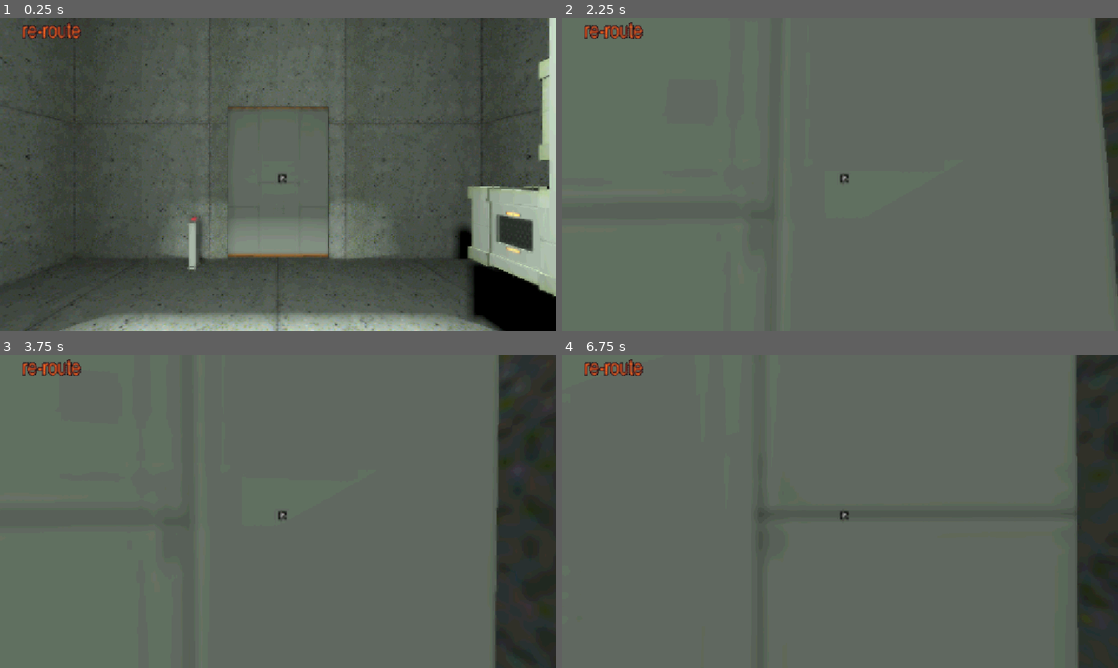
Above: before the commit, frames 1-4 (two rows, left to right).
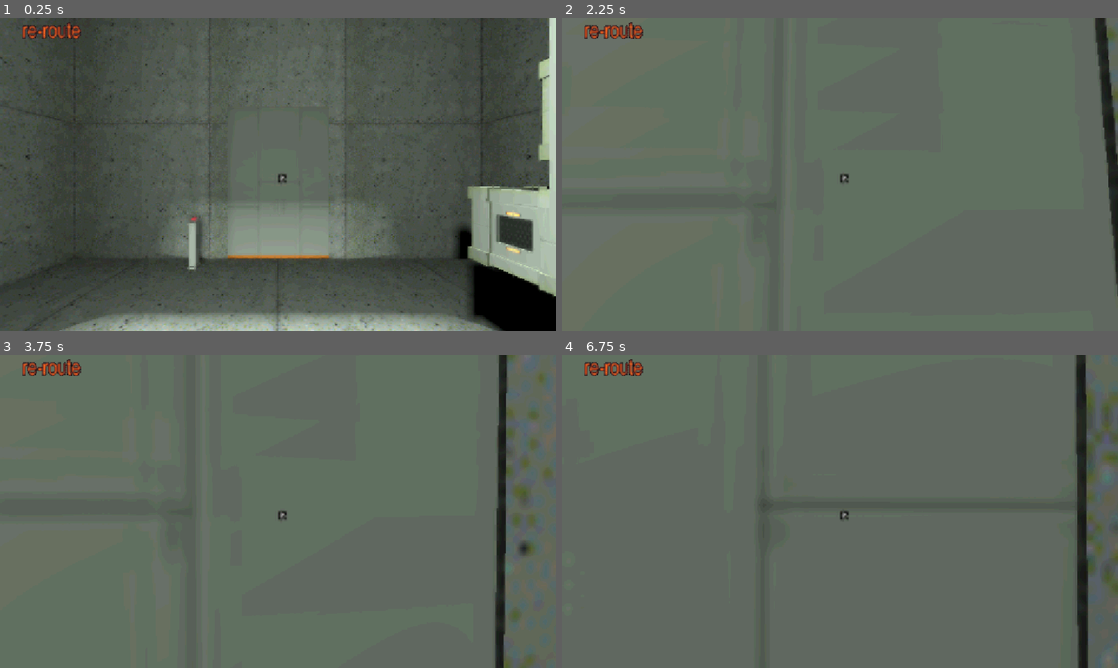
Above: after the commit, the same moments.

Repository: shagower/RE-ROUTE
Game: Godot game, scene res://main.tscn
Same seed, same stepped clock (60 frames per second), same inputs: the game is played once before the commit and once after it.
Inputs (mouse positions are in pixels of both pictures, inside the frame that each line leads up to):
- Up to frame 1 (0.25 s): no input
- Up to frame 2 (2.25 s): tap Enter at 0.5 s; move the mouse to (867, 174) at 0.52 s; hold W (char_up) from 0.53 s (still down); tap Ctrl (char_crouch) at 0.6 s; tap Space (char_jump) at 0.77, 1.52, 2 s; move the mouse to (812, 174) at 1.27 s; tap Shift (char_sprint) at 1.35 s; move the mouse to (851, 168) at 2.02 s; hold E (interact) from 2.03 s (still down)
- Up to frame 3 (3.75 s): keep holding W (char_up); move the mouse to (272, 517) at 2.77 s; release E (interact) at 2.78 s; click (272, 517) at 2.85 s; tap Space (char_jump) at 3.02 s; tap Enter at 3.5 s; move the mouse to (316, 514) at 3.52 s; tap I at 3.6 s
- Up to frame 4 (6.75 s): tap Space (char_jump) at 3.77, 4.25, 4.52, 5.75, 6.02 s; move the mouse to (795, 508) at 4.27 s; tap Ctrl (char_crouch) at 4.35 s; tap Enter at 5 s; move the mouse to (845, 511) at 5.02 s; tap Shift (char_sprint) at 5.1 s; move the mouse to (817, 505) at 5.77 s; release W (char_up) at 5.78 s; hold D (char_right) 5.78-6.53 s; tap E (interact) at 5.85 s; move the mouse to (867, 511) at 6.52 s; press the mouse at (867, 511) at 6.53 s; hold W (char_up) from 6.53 s (still down)

The runs differ from the first frame. In frame 1, 1.0% of the frame differs, in the area x 40-60%, y 28-77%; in frame 2, 0.6%; in frame 3, 9.1%, in the area x 89-100%, y 0-100%; in frame 4, 5.6%.

Commit message:
finished doors

Diff:
--- a/Assets/Prefabs/Scripts/bounceorb.gd
+++ b/Assets/Prefabs/Scripts/bounceorb.gd
@@ -10,6 +10,13 @@
 func _ready() -> void:
 	camera = get_viewport().get_camera_3d()
 	$loop.play()
+
+func destroy():
+	$explode.play()
+	canmove = false
+	await not $explode.playing
+	queue_free()
+
 
 # Called every frame. 'delta' is the elapsed time since the previous frame.
 func _process(_delta):
@@ -31,8 +38,5 @@
 	if collision:
 		move_direction = move_direction.bounce(collision.get_normal())
 		$bounce.play()
-		if collision.get_collider().is_in_group("ObjectCollision"):
-			$explode.play()
-			canmove = false
-			await not $explode.playing
-			queue_free()
+		if not collision.get_collider().is_in_group("BouncePad"):
+			destroy()
--- a/Assets/Prefabs/orb.tscn
+++ b/Assets/Prefabs/orb.tscn
@@ -9,30 +9,30 @@
 
 [sub_resource type="SphereShape3D" id="SphereShape3D_oi4gx"]
 
-[node name="CharacterBody3D" type="CharacterBody3D" unique_id=1185296516]
+[node name="CharacterBody3D" type="CharacterBody3D" unique_id=1185296516 groups=["Orb"]]
 script = ExtResource("1_xwl3f")
 
-[node name="Bounceorb" type="MeshInstance3D" parent="." unique_id=1458904019]
+[node name="Bounceorb" type="MeshInstance3D" parent="." unique_id=1458904019 groups=["Orb"]]
 transform = Transform3D(-1.0927847e-08, 0, 0.25, 0, 0.25, 0, -0.25, 0, -1.0927847e-08, 0, 0, 0)
 material_override = ExtResource("2_8v3oj")
 mesh = ExtResource("3_1cs1q")
 
-[node name="CollisionShape3D" type="CollisionShape3D" parent="." unique_id=1543261143]
+[node name="CollisionShape3D" type="CollisionShape3D" parent="." unique_id=1543261143 groups=["Orb"]]
 transform = Transform3D(0.52, 0, 0, 0, 0.52, 0, 0, 0, 0.52, 0, 0, 0)
 shape = SubResource("SphereShape3D_oi4gx")
 
-[node name="OmniLight3D" type="OmniLight3D" parent="." unique_id=340749040]
+[node name="OmniLight3D" type="OmniLight3D" parent="." unique_id=340749040 groups=["Orb"]]
 light_energy = 1.825
 shadow_enabled = true
 omni_range = 2.0
 
-[node name="loop" type="AudioStreamPlayer3D" parent="." unique_id=1348081785]
+[node name="loop" type="AudioStreamPlayer3D" parent="." unique_id=1348081785 groups=["Orb"]]
 stream = ExtResource("4_8v3oj")
 volume_db = -3.0
 
-[node name="bounce" type="AudioStreamPlayer3D" parent="." unique_id=1042603088]
+[node name="bounce" type="AudioStreamPlayer3D" parent="." unique_id=1042603088 groups=["Orb"]]
 stream = ExtResource("5_w0hi6")
 volume_db = -3.0
 
-[node name="explode" type="AudioStreamPlayer3D" parent="." unique_id=2058883112]
+[node name="explode" type="AudioStreamPlayer3D" parent="." unique_id=2058883112 groups=["Orb"]]
 stream = ExtResource("6_7yng2")
--- a/main.tscn
+++ b/main.tscn
@@ -108,10 +108,6 @@
 [node name="cube3" parent="Map/Interactables" unique_id=1742869142 instance=ExtResource("4_kek77")]
 transform = Transform3D(1, 0, 0, 0, 1, 0, 0, 0, 1, -0.9845077, 2.0768626, -3.2832122)
 
-[node name="door" parent="Map" unique_id=1001736140 instance=ExtResource("6_dg77c")]
-transform = Transform3D(1, 0, 0, 0, 1, 0, 0, 0, 1, -6.3116493, 2.2616577, 0.024749756)
-opened_position = Vector3(-6.312, 6.8, 0.025)
-
 [node name="WorldEnvironment" type="WorldEnvironment" parent="." unique_id=771664980]
 environment = SubResource("Environment_6g22i")
 
@@ -146,4 +142,9 @@
 [node name="pad" parent="." unique_id=1243940725 instance=ExtResource("15_2cqfq")]
 transform = Transform3D(1, 0, 0, 0, 0.99999994, 0, 0, 0, 0.99999994, 0, 3.6659083, -1.775765)
 
+[node name="door" parent="." unique_id=1001736140 instance=ExtResource("6_dg77c")]
+transform = Transform3D(1, 0, 0, 0, 1, 0, 0, 0, 1, -6.1721296, 2.28363, 0.01833272)
+opened_position = Vector3(-6.172, 6.8, 0.018)
+
+[connection signal="pressed" from="Button" to="door" method="open"]
 [connection signal="pressed" from="Button2" to="orbmachine" method="_on_button_2_pressed"]
--- a/project.godot
+++ b/project.godot
@@ -32,6 +32,7 @@
 player_raycast=""
 Reticle_Interact=""
 BouncePad=""
+Orb=""
 
 [input]
 
--- a/scripts/door.gd
+++ b/scripts/door.gd
@@ -4,12 +4,15 @@
 @export var opened_position: Vector3
 @export var tween_speed = 3
 @export var timeout_time = 1.5
+## @export var open_signal: Signal
 var closed_position
 
 func _ready() -> void:
 	closed_position = global_position
 
-func _on_button_pressed() -> void:
+	## open_signal.connect(open)
+
+func open() -> void:
 	var tween = create_tween()
 	tween.set_ease(tween.EASE_IN)
 	tween.tween_property(self,"position",opened_position,tween_speed)
